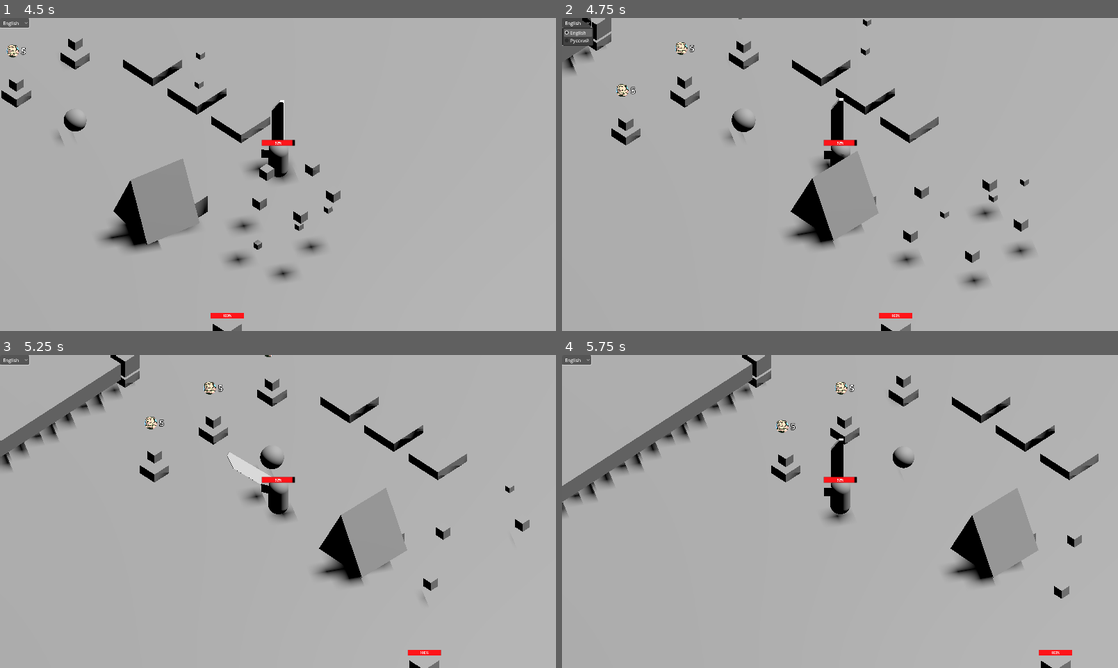
Above: before the commit, frames 1-4 (two rows, left to right).
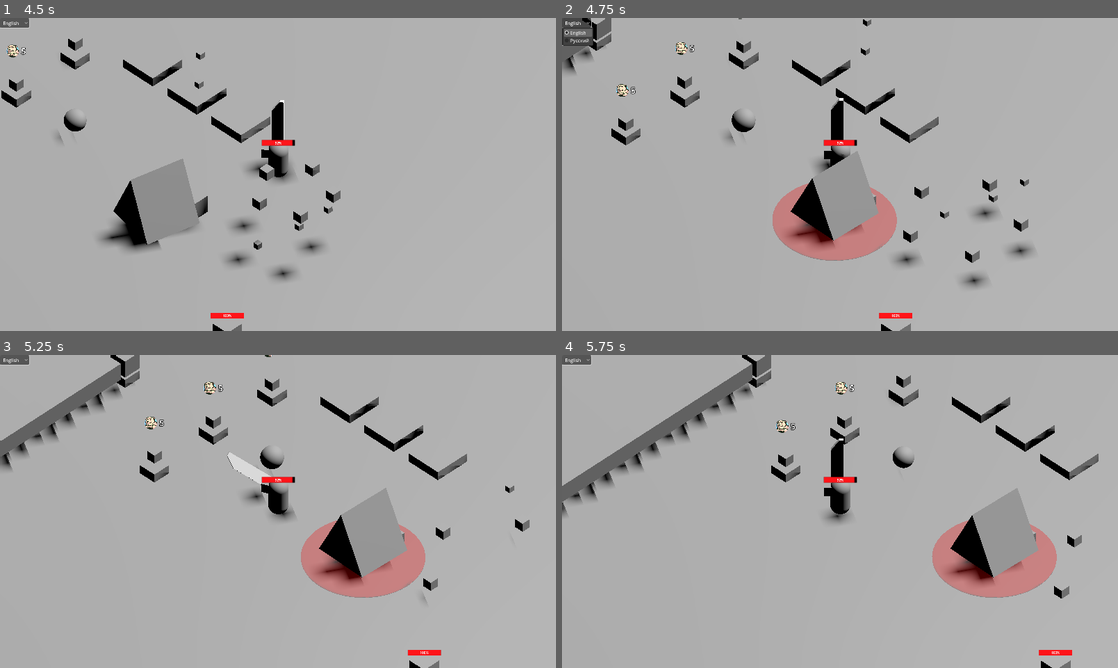
Above: after the commit, the same moments.

Repository: Scrawach/cybertale
Game: Godot game, scene res://root.tscn
Same seed, same stepped clock (60 frames per second), same inputs: the game is played once before the commit and once after it.
Inputs (mouse positions are in pixels of both pictures, inside the frame that each line leads up to):
- Up to frame 1 (4.5 s): click "English" at 0.5 s; move the mouse to (400, 158) at 1.27 s; hold D (move_right) 1.28-2.03 s; click (400, 158) at 1.35 s; tap Space (dash) at 1.55, 2.1, 3.05, 3.6 s; move the mouse to (166, 190) at 2.02 s; hold S (move_backward) 2.03-2.78 s; click (166, 190) at 2.3 s; move the mouse to (333, 105) at 2.77 s; hold D (move_right) 2.78-3.53 s; click (333, 105) at 2.85 s; move the mouse to (250, 237) at 3.52 s; hold W (move_forward) 3.53-4.28 s; click (250, 237) at 3.8 s; move the mouse to (444, 221) at 4.27 s; hold A (move_left) from 4.28 s (still down); hold E (interact) from 4.28 s (still down)
- Up to frame 2 (4.75 s): keep holding A (move_left); keep holding E (interact); tap Space (dash) at 4.55 s
- Up to frame 3 (5.25 s): keep holding A (move_left); move the mouse to (111, 464) at 5.02 s; release E (interact) at 5.03 s; click (111, 464) at 5.1 s
- Up to frame 4 (5.75 s): keep holding A (move_left)

Frame 1 is identical in both runs. In frame 2, 2.5% of the frame differs, in the area x 37-61%, y 52-78%; in frame 3, 2.5%; in frame 4, 2.5%, in the area x 66-89%, y 52-78%.

Commit message:
feature: implement simple bombs and naive boss behaviour

Diff:
--- /dev/null
+++ b/src/gameplay/enemies/boss/bombs/boss_bomb.gd
@@ -0,0 +1,24 @@
+class_name BossBomb
+extends RigidBody3D
+
+@onready var boom_timer: Timer = $"Boom Timer"
+@onready var boom_zone: Node3D = $Area3D/MeshInstance3D
+@onready var damage_collider: CollisionShape3D = $Area3D/CollisionShape3D
+@onready var boom_vfx: Node3D = $Area3D/MeshInstance3D2
+
+func _ready() -> void:
+	boom_timer.timeout.connect(_on_boom_timeout)
+	await get_tree().create_timer(1.5).timeout
+	start_bomb()
+
+func start_bomb() -> void:
+	boom_timer.start()
+	boom_zone.visible = true
+
+func _on_boom_timeout() -> void:
+	boom_vfx.visible = true
+	damage_collider.set_deferred("disabled", false)
+	await get_tree().create_timer(0.1).timeout
+	boom_vfx.visible = false
+	damage_collider.set_deferred("disabled", true)
+	queue_free()
--- /dev/null
+++ b/src/gameplay/enemies/boss/bombs/boss_bomb.tscn
@@ -0,0 +1,65 @@
+[gd_scene load_steps=10 format=3 uid="uid://tvgmq41j3lhy"]
+
+[ext_resource type="Script" uid="uid://csnnrto52vxn" path="res://gameplay/enemies/boss/bombs/boss_bomb.gd" id="1_54ktg"]
+[ext_resource type="Script" uid="uid://d35kd0bck3s7d" path="res://gameplay/common/damage.gd" id="2_qtv4i"]
+
+[sub_resource type="PhysicsMaterial" id="PhysicsMaterial_54ktg"]
+friction = 0.7
+bounce = 0.3
+
+[sub_resource type="SphereMesh" id="SphereMesh_gd4vy"]
+
+[sub_resource type="BoxShape3D" id="BoxShape3D_54ktg"]
+
+[sub_resource type="SphereShape3D" id="SphereShape3D_c8tlq"]
+radius = 3.0
+
+[sub_resource type="SphereMesh" id="SphereMesh_qtv4i"]
+radius = 3.0
+height = 0.2
+
+[sub_resource type="StandardMaterial3D" id="StandardMaterial3D_qtv4i"]
+transparency = 1
+diffuse_mode = 3
+specular_mode = 1
+albedo_color = Color(1, 0, 0, 0.262745)
+
+[sub_resource type="SphereMesh" id="SphereMesh_c8tlq"]
+radius = 3.0
+height = 6.0
+
+[node name="Boss Bomb" type="RigidBody3D"]
+collision_layer = 0
+physics_material_override = SubResource("PhysicsMaterial_54ktg")
+lock_rotation = true
+constant_force = Vector3(0, -25, 0)
+script = ExtResource("1_54ktg")
+
+[node name="MeshInstance3D" type="MeshInstance3D" parent="."]
+mesh = SubResource("SphereMesh_gd4vy")
+
+[node name="CollisionShape3D" type="CollisionShape3D" parent="."]
+shape = SubResource("BoxShape3D_54ktg")
+
+[node name="Area3D" type="Area3D" parent="."]
+collision_layer = 8
+collision_mask = 4
+script = ExtResource("2_qtv4i")
+value = 10
+
+[node name="CollisionShape3D" type="CollisionShape3D" parent="Area3D"]
+shape = SubResource("SphereShape3D_c8tlq")
+disabled = true
+
+[node name="MeshInstance3D" type="MeshInstance3D" parent="Area3D"]
+visible = false
+mesh = SubResource("SphereMesh_qtv4i")
+surface_material_override/0 = SubResource("StandardMaterial3D_qtv4i")
+
+[node name="MeshInstance3D2" type="MeshInstance3D" parent="Area3D"]
+visible = false
+mesh = SubResource("SphereMesh_c8tlq")
+surface_material_override/0 = SubResource("StandardMaterial3D_qtv4i")
+
+[node name="Boom Timer" type="Timer" parent="."]
+one_shot = true
--- a/src/gameplay/enemies/boss/boss.tscn
+++ b/src/gameplay/enemies/boss/boss.tscn
@@ -1,10 +1,11 @@
-[gd_scene load_steps=12 format=3 uid="uid://dolepn0oqhymo"]
+[gd_scene load_steps=15 format=3 uid="uid://dolepn0oqhymo"]
 
 [ext_resource type="Script" uid="uid://piwtt8eoedqa" path="res://gameplay/common/hitbox.gd" id="1_i2yv3"]
 [ext_resource type="Script" uid="uid://c22exopbnidld" path="res://gameplay/enemies/boss/boss.gd" id="1_sjs6l"]
 [ext_resource type="Script" uid="uid://b8hqs1hbipqv7" path="res://gameplay/common/health.gd" id="2_sjs6l"]
 [ext_resource type="Script" uid="uid://bq2skqf4slwo" path="res://gameplay/enemies/boss/stages/boss_chasing.gd" id="4_sahvm"]
 [ext_resource type="Script" uid="uid://v8wapx6ixbrh" path="res://gameplay/enemies/boss/stages/boss_bombs.gd" id="5_jgtq3"]
+[ext_resource type="PackedScene" uid="uid://tvgmq41j3lhy" path="res://gameplay/enemies/boss/bombs/boss_bomb.tscn" id="6_gq7ic"]
 [ext_resource type="Script" uid="uid://davywyg5lnttl" path="res://gameplay/enemies/boss/stages/boss_waiting.gd" id="6_s2xka"]
 [ext_resource type="Script" uid="uid://d35kd0bck3s7d" path="res://gameplay/common/damage.gd" id="7_s2xka"]
 
@@ -19,6 +20,15 @@
 
 [sub_resource type="SphereShape3D" id="SphereShape3D_s2xka"]
 radius = 6.0
+
+[sub_resource type="SphereMesh" id="SphereMesh_gq7ic"]
+radius = 3.0
+
+[sub_resource type="StandardMaterial3D" id="StandardMaterial3D_j0e7c"]
+transparency = 1
+diffuse_mode = 3
+specular_mode = 1
+albedo_color = Color(1, 0, 0, 0.278431)
 
 [node name="Boss" type="CharacterBody3D"]
 script = ExtResource("1_sjs6l")
@@ -55,16 +65,20 @@
 
 [node name="Behaviour" type="Node" parent="."]
 
-[node name="Chasing" type="Node" parent="Behaviour" node_paths=PackedStringArray("boss", "nav_agent", "collision")]
+[node name="Chasing" type="Node" parent="Behaviour" node_paths=PackedStringArray("boss", "nav_agent", "collision", "attack_area")]
 unique_name_in_owner = true
 script = ExtResource("4_sahvm")
 boss = NodePath("../..")
 nav_agent = NodePath("../../NavigationAgent3D")
 collision = NodePath("../../Attack HurtBox/CollisionShape3D")
+attack_area = NodePath("../../Attack HurtBox/Attack Range Area")
 
-[node name="Bombs" type="Node" parent="Behaviour"]
+[node name="Bombs" type="Node" parent="Behaviour" node_paths=PackedStringArray("boss", "fire_point")]
 unique_name_in_owner = true
 script = ExtResource("5_jgtq3")
+boss = NodePath("../..")
+bomb_template = ExtResource("6_gq7ic")
+fire_point = NodePath("../../Fire Point")
 
 [node name="Waiting" type="Node" parent="Behaviour" node_paths=PackedStringArray("boss")]
 unique_name_in_owner = true
@@ -85,3 +99,8 @@
 [node name="CollisionShape3D" type="CollisionShape3D" parent="Attack HurtBox"]
 shape = SubResource("SphereShape3D_s2xka")
 disabled = true
+
+[node name="Attack Range Area" type="MeshInstance3D" parent="Attack HurtBox"]
+visible = false
+mesh = SubResource("SphereMesh_gq7ic")
+surface_material_override/0 = SubResource("StandardMaterial3D_j0e7c")
--- a/src/gameplay/enemies/boss/stages/boss_bombs.gd
+++ b/src/gameplay/enemies/boss/stages/boss_bombs.gd
@@ -1,2 +1,24 @@
 class_name BossBombs
 extends BossStage
+
+@export var boss: Boss
+@export var bombs_count: int = 5
+@export var bomb_template: PackedScene
+@export var fire_point: Marker3D
+@export var bomb_height_spawn: float = 10
+
+func start() -> void:
+	var target: Hero = boss.hero
+	#preparing before bombs?
+	for i in bombs_count:
+		var bomb: BossBomb = bomb_template.instantiate()
+		boss.owner.add_child(bomb)
+		bomb.position = target.global_position + Vector3.UP * bomb_height_spawn
+		await get_tree().create_timer(1.0).timeout
+	boss.switch_to(BossWaiting)
+
+func process(delta: float) -> void:
+	pass
+
+func stop() -> void:
+	pass
--- a/src/gameplay/enemies/boss/stages/boss_chasing.gd
+++ b/src/gameplay/enemies/boss/stages/boss_chasing.gd
@@ -6,7 +6,7 @@
 @export var attack_range: float = 5.0
 @export var nav_agent: NavigationAgent3D
 @export var collision: CollisionShape3D
-
+@export var attack_area: Node3D
 
 var is_movement: bool = true
 
@@ -28,10 +28,12 @@
 
 func start_attack() -> void:
 	is_movement = false
+	attack_area.visible = true
 	await get_tree().create_timer(1.0).timeout
 	await get_tree().create_timer(0.1).timeout
 	collision.disabled = false
 	await get_tree().create_timer(0.1).timeout
+	attack_area.visible = false
 	collision.disabled = true
 	boss.switch_to(BossWaiting)
 	is_movement = true
Not shown, added: src/gameplay/enemies/boss/bombs/boss_bomb.gd.uid
